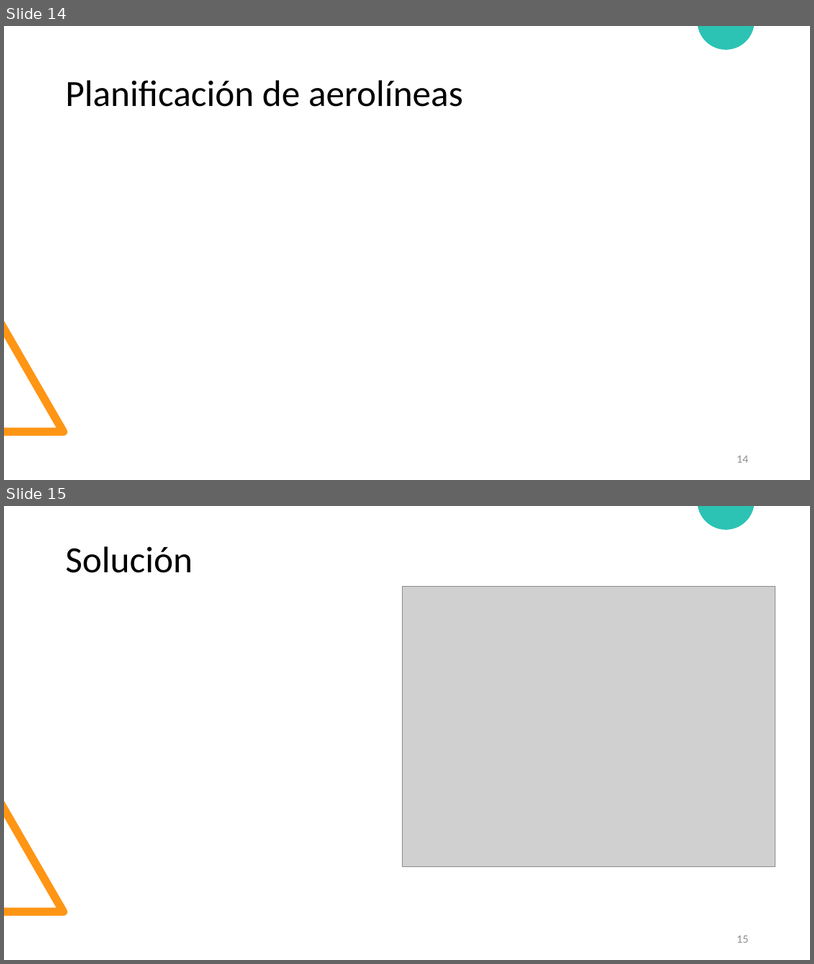
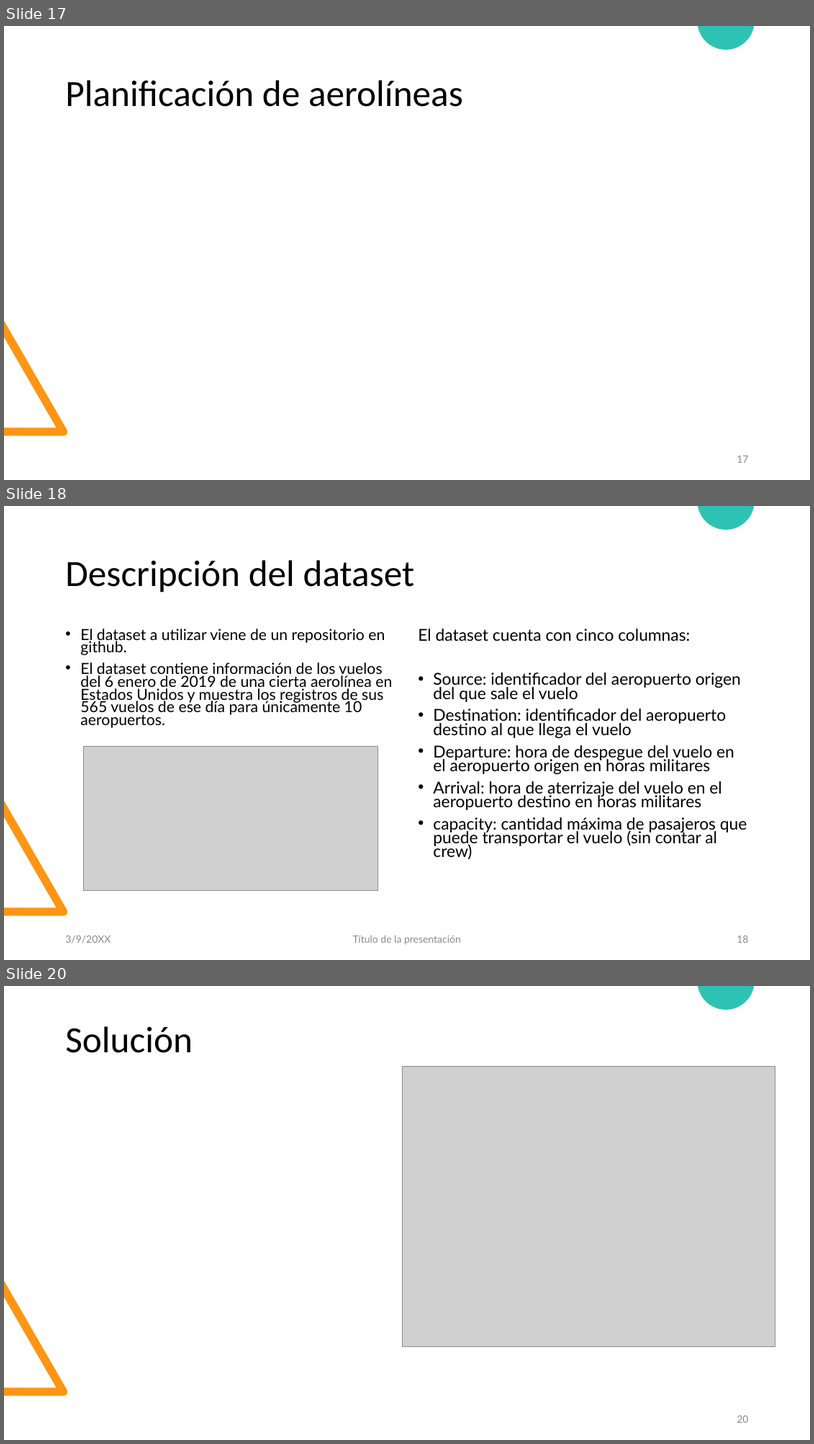
Before and after one commit to diramtz/ProyectoFinal_MaxFlow, a slide deck: documentos/Presentacion_ffmf.pptx. Shown one above the other, each under a label of ours: slides 14 and 15 before the commit, slides 17, 18 and 20 after it; the slides between them are not shown. The pictures are 814x964 and 814x1444 pixels, drawn with LibreOffice and Linux fonts; fonts in the diff are those of the drawing; grey boxes stand for pictures. Boxes give left, top, right and bottom in pixels: in the first picture for what was removed or moved away, otherwise in the second. Text is boxed around its words. In the diff, an @@ line names an element or a change of style, - is before the commit and + after.

```diff
--- a/documentos/Presentacion_ffmf.pptx
+++ b/documentos/Presentacion_ffmf.pptx
@@ slide 18 added at [4,506,810,960], background #FFFFFF; not listed: 2 template elements that a slide beside it also shows @@
@@ title added at [65,560,415,592], 44 pt, text #000000 @@
+Descripción del dataset
@@ text added at [80,628,392,728], 18.2 pt, text #000000 @@
+• El dataset a utilizar viene de un repositorio en github.
+• El dataset contiene información de los vuelos del 6 enero de 2019 de una cierta aerolínea en Estados Unidos y muestra los registros de sus 565 vuelos de ese día para únicamente 10 aeropuertos.
@@ text added at [418,628,748,859], 19.6 pt, text #000000 @@
+El dataset cuenta con cinco columnas:
+• Source: identificador del aeropuerto origen del que sale el vuelo
+• Destination: identificador del aeropuerto destino al que llega el vuelo
+• Departure: hora de despegue del vuelo en el aeropuerto origen en horas militares
+• Arrival: hora de aterrizaje del vuelo en el aeropuerto destino en horas militares
+• capacity: cantidad máxima de pasajeros que puede transportar el vuelo (sin contar al crew)
@@ picture added at [84,746,378,890] @@
@@ text added at [65,935,111,943], 12 pt, text #8C8C8C @@
+3/9/20XX
@@ text added at [353,935,461,944], 12 pt, text #8C8C8C @@
+Título de la presentación
@@ page number added at [737,935,748,942], 12 pt, text #8C8C8C @@
+18
@@ what was slide 14 is now slide 17 @@
@@ page number at [737,455,748,462]: text changed @@
-14
+17
@@ what was slide 15 is now slide 20 @@
@@ page number at [737,1415,748,1422]: text changed @@
-15
+20
```
Also in this commit, not shown: 1 slide changed, 5 other slides added.
